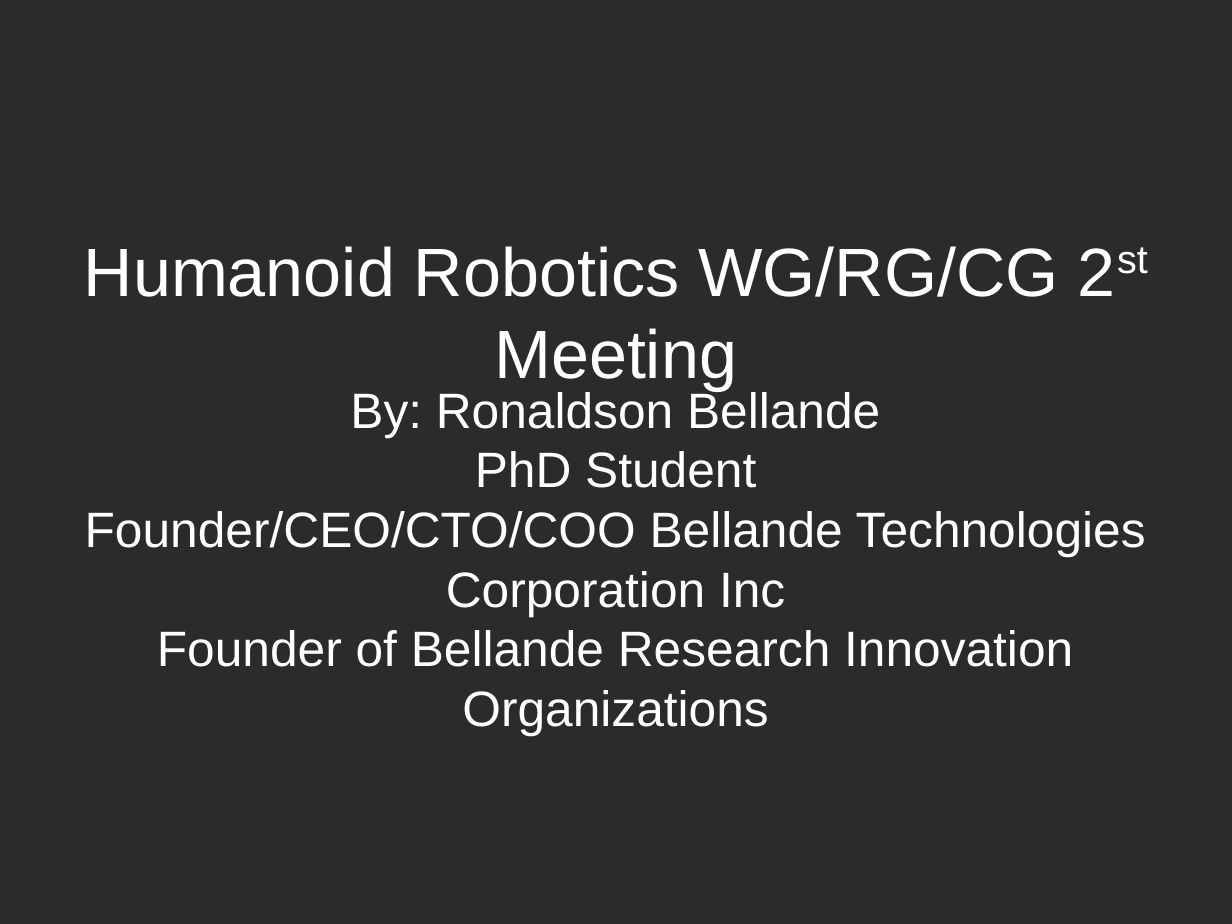
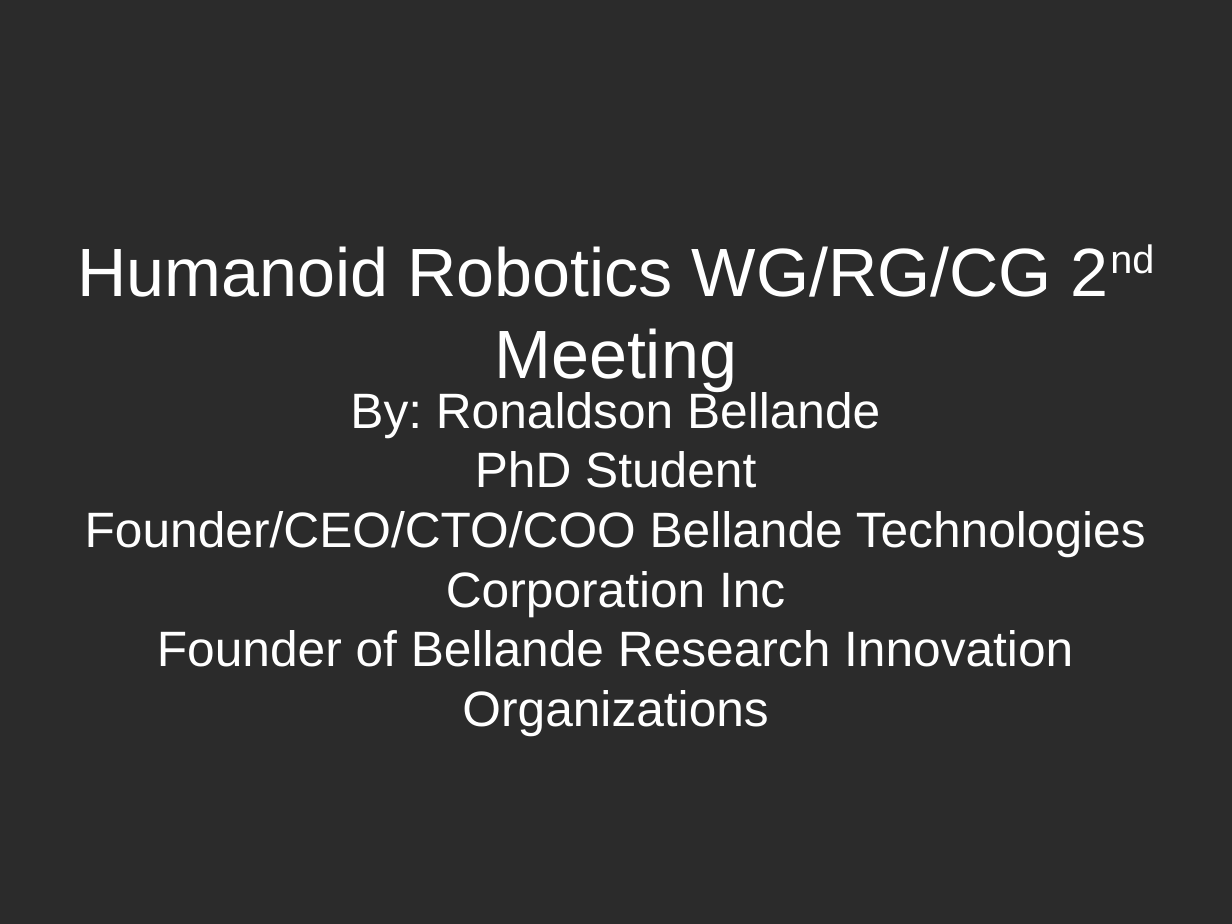
Before and after one commit to Robotics-Sensors/BR-SRI-Humanoid-Robotics-PowerPoint, a slide deck: slide 1 of presentation_powerpoint/meeting_2nd/humanoid_robotics_working_group_reading_group_2nd_meeting.pptx. Drawn at 1232x924 pixels with LibreOffice and Linux fonts; fonts in the diff are those of the drawing; background and template pictures are left out; a plain dark background stands for a picture behind light text. Boxes give left, top, right and bottom in pixels: in the first picture for what was removed or moved away, otherwise in the second. Text is boxed around its words. In the diff, an @@ line names an element or a change of style, - is before the commit and + after.

```diff
--- a/presentation_powerpoint/meeting_2nd/humanoid_robotics_working_group_reading_group_2nd_meeting.pptx
+++ b/presentation_powerpoint/meeting_2nd/humanoid_robotics_working_group_reading_group_2nd_meeting.pptx
@@ text at <box>77,246,1052,390</box>: text changed @@
-Humanoid Robotics WG/RG/CG 2st Meeting
+Humanoid Robotics WG/RG/CG 2nd Meeting
```
Also in this commit, not shown: 4 other files.
